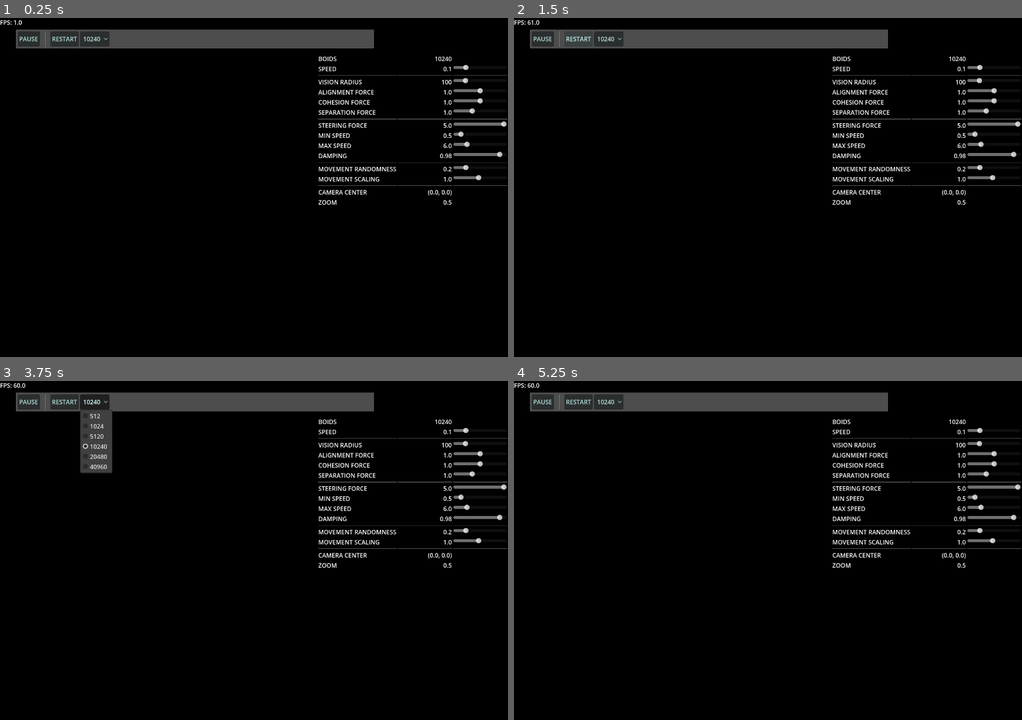
Above: before the commit, frames 1-4 (two rows, left to right).
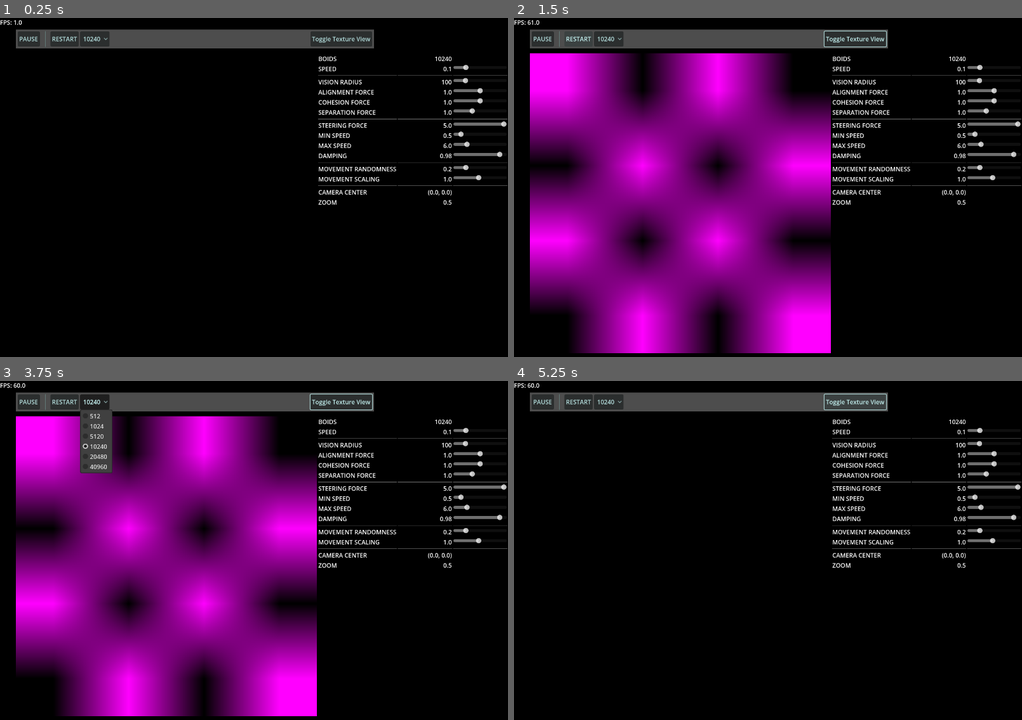
Above: after the commit, the same moments.

Repository: ThePathfindersCodex/Godot-Boids-Compute-Shader
Game: Godot game, scene res://main.tscn
The game is run twice, just before and just after one commit, with the same random seed, the same clock (stepped at 60 frames per second) and the same inputs.
Inputs (mouse positions are in pixels of both pictures, inside the frame that each line leads up to):
- Up to frame 1 (0.25 s): no input
- Up to frame 2 (1.5 s): click (854, 38) at 0.5 s, where only the run after the commit has a clickable "Toggle Texture View"; click "RESTART" at 1.25 s
- Up to frame 3 (3.75 s): click "RESTART" at 2 s; click "RESTART" at 2.75 s; click "10240" at 3.5 s
- Up to frame 4 (5.25 s): click "10240" at 4.25 s; click (854, 401) at 5 s, where only the run after the commit has a clickable "Toggle Texture View"

The runs differ from the first frame. In frame 1, 0.5% of the frame differs, in the area x 61-74%, y 3-9%; in frame 2, 49%, in the area x 3-74%, y 3-99%; in frame 3, 48%; in frame 4, 0.1%.
Error in both runs: Cannot call method 'texture_create' on a null value. (res://compute_boids.gd:106)

Commit message:
add toggle texture button

Diff:
--- a/compute_boids.gd
+++ b/compute_boids.gd
@@ -1,12 +1,12 @@
 extends TextureRect
 
 # CONFIG
-var compute_texture_size :int= 256
+var compute_texture_size :int= 256 # Holds up to 256*256 pixel particles
 var viewport_size :int= 800 # 944
 var shader_local_size_x := 16
 var shader_local_size_y := 16
 @onready var image_size = compute_texture_size
-var zone_size_mult : int = 32
+var zone_size_mult : int = 32 # wrap around border world size
 
 # STARTUP
 var boids_count : int = 1024 * 10
@@ -106,9 +106,8 @@
 	input_particles = rdmain.texture_create(fmt, RDTextureView.new(), [data_particles])
 	output_particles = rdmain.texture_create(fmt, RDTextureView.new(), [data_particles])
 
-	# Output texture TODO review this
+	# Output texture
 	textureRD.texture_rd_rid = output_particles
-	#texture = textureRD # DEBUG attach the compute texture to the display node
 
 	# multimesh/instance/mesh/material
 	#var mask :GradientTexture2D= preload("res://grad2d_softcircle_mask.tres")
@@ -169,7 +168,7 @@
 		drag,
 		movement_randomness,
 		movement_scaling,
-		float(image_size), # float(compute_texture_size), # TODO verify this
+		float(image_size),
 		float(zone_size_mult),
 		0.0
 	])
--- a/main.gd
+++ b/main.gd
@@ -69,3 +69,13 @@
 
 func _on_option_start_point_count_item_selected(index: int) -> void:
 	%ComputeBoids.start_boids_count=int(%OptionStartPointCount.get_item_text(index))
+
+func _on_button_toggle_compute_texture_pressed() -> void:
+	if (%ComputeBoids.texture == null):
+		# show compute texture
+		%ComputeBoids.texture = %ComputeBoids.textureRD # DEBUG attach the compute texture to the display node
+		%MMI.visible = false
+	else:
+		# default show final render
+		%ComputeBoids.texture = null
+		%MMI.visible = true
--- a/main.tscn
+++ b/main.tscn
@@ -10,6 +10,8 @@
 expand_margin_top = 5.0
 expand_margin_right = 5.0
 expand_margin_bottom = 5.0
+
+[sub_resource type="StyleBoxEmpty" id="StyleBoxEmpty_h2yge"]
 
 [sub_resource type="StyleBoxFlat" id="StyleBoxFlat_1bvp3"]
 bg_color = Color(0, 0, 0, 0.772549)
@@ -81,6 +83,17 @@
 popup/item_5/text = "40960"
 popup/item_5/id = 5
 
+[node name="VSeparator2Expand" type="VSeparator" parent="SimControls/HBoxContainer"]
+custom_minimum_size = Vector2(20, 0)
+layout_mode = 2
+size_flags_horizontal = 3
+theme_override_styles/separator = SubResource("StyleBoxEmpty_h2yge")
+
+[node name="ButtonToggleComputeTexture" type="Button" parent="SimControls/HBoxContainer"]
+unique_name_in_owner = true
+layout_mode = 2
+text = "Toggle Texture View"
+
 [node name="PanelContainer" type="PanelContainer" parent="."]
 offset_left = 846.0
 offset_top = 97.0
@@ -409,3 +422,4 @@
 [connection signal="pressed" from="SimControls/HBoxContainer/ButtonPauseResume" to="." method="_on_button_pause_resume_pressed"]
 [connection signal="pressed" from="SimControls/HBoxContainer/ButtonRestart" to="." method="_on_button_restart_pressed"]
 [connection signal="item_selected" from="SimControls/HBoxContainer/OptionStartPointCount" to="." method="_on_option_start_point_count_item_selected"]
+[connection signal="pressed" from="SimControls/HBoxContainer/ButtonToggleComputeTexture" to="." method="_on_button_toggle_compute_texture_pressed"]
Not shown: 1 places in main.tscn that only renumber resources
